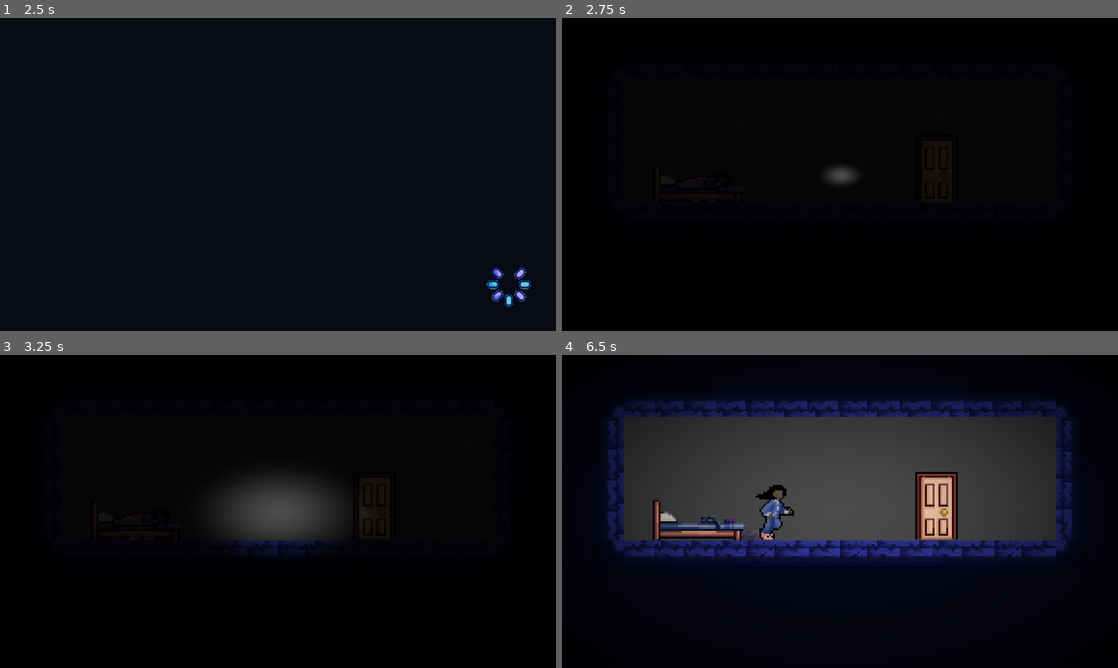
Above: before the commit, frames 1-4 (two rows, left to right).
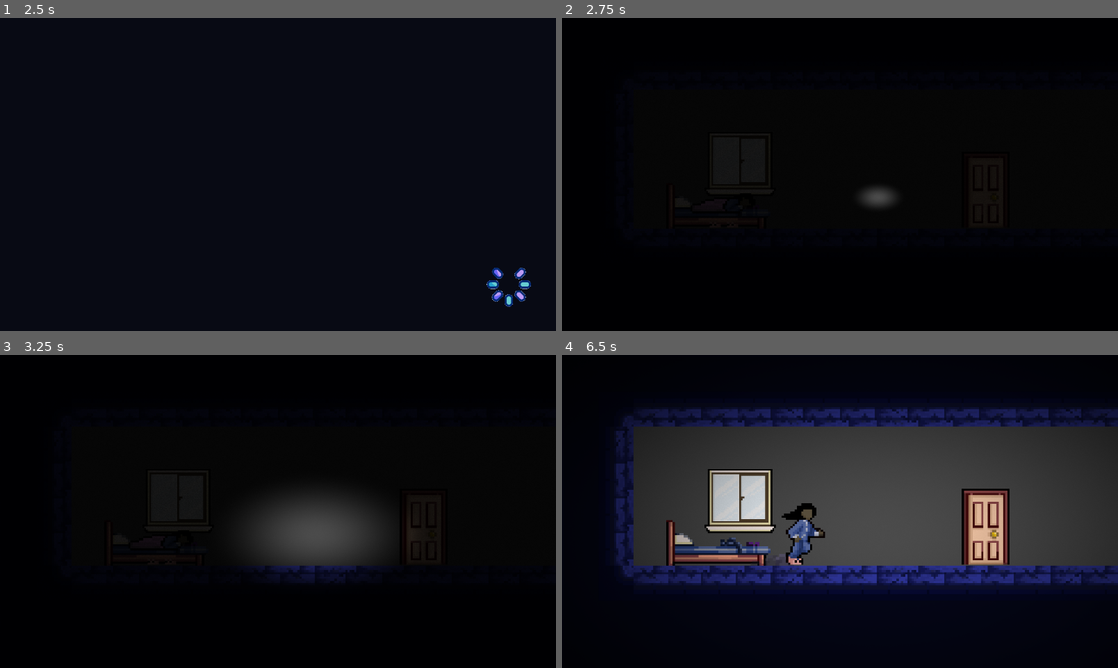
Above: after the commit, the same moments.

Repository: Bohsav/GMTK2025
Game: Godot game, scene res://Scenes/UI/MainMenu.tscn
The game is run twice, just before and just after one commit, with the same random seed, the same clock (stepped at 60 frames per second) and the same inputs.
Inputs (mouse positions are in pixels of both pictures, inside the frame that each line leads up to):
- Up to frame 1 (2.5 s): click "Start" at 0.5 s; tap Enter at 1.25 s; move the mouse to (400, 158) at 1.27 s; press the mouse at (400, 158) at 1.28 s; hold D (move_right) from 1.28 s (still down); tap Space (jump) at 1.52, 2, 2.27 s; move the mouse to (166, 190) at 2.02 s; release the mouse at (166, 190) at 2.03 s; click (166, 190) at 2.1 s
- Up to frame 2 (2.75 s): keep holding D (move_right)
- Up to frame 3 (3.25 s): move the mouse to (372, 505) at 2.77 s; release D (move_right) at 2.78 s; press the mouse at (372, 505) at 2.78 s; hold A (move_left) from 2.78 s (still down)
- Up to frame 4 (6.5 s): move the mouse to (701, 520) at 3.52 s; release A (move_left) at 3.53 s; release the mouse at (701, 520) at 3.53 s; hold D (move_right) 3.53-5.03 s; click (701, 520) at 3.6 s; tap Space (jump) at 3.77, 4.52, 5.27 s; move the mouse to (1006, 558) at 4.27 s; press the mouse at (1006, 558) at 4.28 s; move the mouse to (673, 464) at 5.02 s; release the mouse at (673, 464) at 5.03 s; hold A (move_left) 5.03-5.78 s; click (673, 464) at 5.1 s; move the mouse to (867, 511) at 5.77 s; press the mouse at (867, 511) at 5.78 s; hold D (move_right) from 5.78 s (still down)

Frame 1 is identical in both runs. In frame 2, 0.5% of the frame differs, in the area x 47-60%, y 47-61%; in frame 3, 5.3%; in frame 4, 30%, in the area x 8-100%, y 14-77%.

Commit message:
Merged with basic_level_structure and updated object scenes

Diff:
--- a/Scenes/Levels/level_1.tscn
+++ b/Scenes/Levels/level_1.tscn
@@ -6,6 +6,7 @@
 [ext_resource type="PackedScene" uid="uid://wkebjf1d8chi" path="res://Scenes/Objects/Bed.tscn" id="4_xgxfi"]
 [ext_resource type="PackedScene" uid="uid://bmkq8s4q6jcoa" path="res://Scenes/Objects/ExitObject.tscn" id="5_cyadu"]
 [ext_resource type="Shader" uid="uid://ccfmdcblj1h4l" path="res://Assets/Shaders/Vignette.gdshader" id="6_5f3p6"]
+[ext_resource type="PackedScene" uid="uid://bl0ot8wc67bjx" path="res://Scenes/Objects/Window.tscn" id="7_5f3p6"]
 
 [sub_resource type="TileSetAtlasSource" id="TileSetAtlasSource_cyadu"]
 texture = ExtResource("4_iixi8")
@@ -1661,18 +1662,18 @@
 [node name="Bed" parent="." instance=ExtResource("4_xgxfi")]
 position = Vector2(71, 86)
 
-[node name="Player" parent="." instance=ExtResource("2_syshm")]
+[node name="Window" parent="." instance=ExtResource("7_5f3p6")]
+position = Vector2(83, 65)
+scale = Vector2(0.8, 0.8)
+
+[node name="Player" parent="." node_paths=PackedStringArray("tile_map_layer") instance=ExtResource("2_syshm")]
 position = Vector2(73, 96)
 jump_power = 150
+tile_map_layer = NodePath("../Ground")
 
 [node name="Ground" type="TileMapLayer" parent="."]
 tile_map_data = PackedByteArray("AAAHAAEAAAACAAsAAAAGAAEAAAABAAsAAAAFAAEAAAACAAsAAAAEAAEAAAADAAsAAAADAAEAAAACAAsAAAAIAA …(2864 unchanged characters)…
 tile_set = SubResource("TileSet_xgxfi")
-
-[node name="Camera" type="Camera2D" parent="."]
-position = Vector2(144, 81)
-zoom = Vector2(4, 4)
-position_smoothing_enabled = true
 
 [node name="ExitObject" parent="." instance=ExtResource("5_cyadu")]
 position = Vector2(230.843, -205.483)
--- a/Scenes/Modules/Camera/Camera.tscn
+++ /dev/null
@@ -1,3 +0,0 @@
-[gd_scene format=3 uid="uid://tsx2vcyn2pnl"]
-
-[node name="Camera" type="Camera2D"]
--- /dev/null
+++ b/Scenes/Objects/AlarmClock.tscn
@@ -0,0 +1,27 @@
+[gd_scene load_steps=4 format=3 uid="uid://b5ide62glwjs"]
+
+[ext_resource type="Texture2D" uid="uid://c7v615jmkholt" path="res://Assets/Object/Allarm_clock.png" id="1_48duw"]
+
+[sub_resource type="GDScript" id="GDScript_nic05"]
+script/source = "extends ObjectBase
+
+func on_interact() -> void:
+	return
+"
+
+[sub_resource type="RectangleShape2D" id="RectangleShape2D_iobnl"]
+size = Vector2(48, 22)
+
+[node name="AlarmClock" type="Node2D"]
+script = SubResource("GDScript_nic05")
+
+[node name="Sprite" type="Sprite2D" parent="."]
+texture = ExtResource("1_48duw")
+
+[node name="Area2D" type="Area2D" parent="."]
+
+[node name="CollisionShape2D" type="CollisionShape2D" parent="Area2D"]
+shape = SubResource("RectangleShape2D_iobnl")
+
+[connection signal="mouse_entered" from="Area2D" to="." method="_on_area_2d_mouse_entered"]
+[connection signal="mouse_exited" from="Area2D" to="." method="_on_area_2d_mouse_exited"]
--- a/Scenes/Objects/Chair.tscn
+++ b/Scenes/Objects/CoatHanger.tscn
@@ -1,23 +1,22 @@
-[gd_scene load_steps=4 format=3 uid="uid://bkaffxphhql0u"]
+[gd_scene load_steps=4 format=3 uid="uid://c36ton7cf5jet"]
 
-[ext_resource type="Texture2D" uid="uid://d0bqi2e0cq2b7" path="res://Assets/Test/chair.png" id="1_12uth"]
+[ext_resource type="Texture2D" uid="uid://bvy0ne2mh7r3o" path="res://Assets/Object/Coay_hanger-export.png" id="1_lpmbk"]
 
 [sub_resource type="GDScript" id="GDScript_nic05"]
 script/source = "extends ObjectBase
 
 func on_interact() -> void:
-	print(\"hai\")
 	return
 "
 
 [sub_resource type="RectangleShape2D" id="RectangleShape2D_iobnl"]
-size = Vector2(28, 32)
+size = Vector2(48, 22)
 
-[node name="Chair" type="Node2D"]
+[node name="CoatHanger" type="Node2D"]
 script = SubResource("GDScript_nic05")
 
 [node name="Sprite" type="Sprite2D" parent="."]
-texture = ExtResource("1_12uth")
+texture = ExtResource("1_lpmbk")
 
 [node name="Area2D" type="Area2D" parent="."]
 
--- /dev/null
+++ b/Scenes/Objects/Computer.tscn
@@ -0,0 +1,27 @@
+[gd_scene load_steps=4 format=3 uid="uid://bogyg0tb6kf3n"]
+
+[ext_resource type="Texture2D" uid="uid://kmfkd0riwhhx" path="res://Assets/Object/Computer.png" id="1_s8nc4"]
+
+[sub_resource type="GDScript" id="GDScript_nic05"]
+script/source = "extends ObjectBase
+
+func on_interact() -> void:
+	return
+"
+
+[sub_resource type="RectangleShape2D" id="RectangleShape2D_iobnl"]
+size = Vector2(48, 22)
+
+[node name="Computer" type="Node2D"]
+script = SubResource("GDScript_nic05")
+
+[node name="Sprite" type="Sprite2D" parent="."]
+texture = ExtResource("1_s8nc4")
+
+[node name="Area2D" type="Area2D" parent="."]
+
+[node name="CollisionShape2D" type="CollisionShape2D" parent="Area2D"]
+shape = SubResource("RectangleShape2D_iobnl")
+
+[connection signal="mouse_entered" from="Area2D" to="." method="_on_area_2d_mouse_entered"]
+[connection signal="mouse_exited" from="Area2D" to="." method="_on_area_2d_mouse_exited"]
--- a/Scenes/Objects/DialogueObject.tscn
+++ b/Scenes/Objects/DialogueObject.tscn
@@ -5,7 +5,7 @@
 [sub_resource type="RectangleShape2D" id="RectangleShape2D_iobnl"]
 size = Vector2(22, 24)
 
-[node name="Chair" type="Node2D"]
+[node name="DialogueObject" type="Node2D"]
 script = ExtResource("1_mj6lh")
 
 [node name="Area2D" type="Area2D" parent="."]
--- /dev/null
+++ b/Scenes/Objects/Dresser.tscn
@@ -0,0 +1,27 @@
+[gd_scene load_steps=4 format=3 uid="uid://cypq1v75y1enu"]
+
+[ext_resource type="Texture2D" uid="uid://cuo5ai8mpiy3l" path="res://Assets/Object/Dresser.png" id="1_yvw1q"]
+
+[sub_resource type="GDScript" id="GDScript_nic05"]
+script/source = "extends ObjectBase
+
+func on_interact() -> void:
+	return
+"
+
+[sub_resource type="RectangleShape2D" id="RectangleShape2D_iobnl"]
+size = Vector2(48, 22)
+
+[node name="Dresser" type="Node2D"]
+script = SubResource("GDScript_nic05")
+
+[node name="Sprite" type="Sprite2D" parent="."]
+texture = ExtResource("1_yvw1q")
+
+[node name="Area2D" type="Area2D" parent="."]
+
+[node name="CollisionShape2D" type="CollisionShape2D" parent="Area2D"]
+shape = SubResource("RectangleShape2D_iobnl")
+
+[connection signal="mouse_entered" from="Area2D" to="." method="_on_area_2d_mouse_entered"]
+[connection signal="mouse_exited" from="Area2D" to="." method="_on_area_2d_mouse_exited"]
--- /dev/null
+++ b/Scenes/Objects/Laundry.tscn
@@ -0,0 +1,27 @@
+[gd_scene load_steps=4 format=3 uid="uid://g4xiovyinhfm"]
+
+[ext_resource type="Texture2D" uid="uid://q5wp7kg2uikt" path="res://Assets/Object/Laundry.png" id="1_wfka4"]
+
+[sub_resource type="GDScript" id="GDScript_nic05"]
+script/source = "extends ObjectBase
+
+func on_interact() -> void:
+	return
+"
+
+[sub_resource type="RectangleShape2D" id="RectangleShape2D_iobnl"]
+size = Vector2(48, 22)
+
+[node name="Laundry" type="Node2D"]
+script = SubResource("GDScript_nic05")
+
+[node name="Sprite" type="Sprite2D" parent="."]
+texture = ExtResource("1_wfka4")
+
+[node name="Area2D" type="Area2D" parent="."]
+
+[node name="CollisionShape2D" type="CollisionShape2D" parent="Area2D"]
+shape = SubResource("RectangleShape2D_iobnl")
+
+[connection signal="mouse_entered" from="Area2D" to="." method="_on_area_2d_mouse_entered"]
+[connection signal="mouse_exited" from="Area2D" to="." method="_on_area_2d_mouse_exited"]
--- /dev/null
+++ b/Scenes/Objects/LaundryBasket.tscn
@@ -0,0 +1,27 @@
+[gd_scene load_steps=4 format=3 uid="uid://byh28ug2rqmd4"]
+
+[ext_resource type="Texture2D" uid="uid://bump416p5iqq0" path="res://Assets/Object/Laundry_Basket.png" id="1_tu7to"]
+
+[sub_resource type="GDScript" id="GDScript_nic05"]
+script/source = "extends ObjectBase
+
+func on_interact() -> void:
+	return
+"
+
+[sub_resource type="RectangleShape2D" id="RectangleShape2D_iobnl"]
+size = Vector2(48, 22)
+
+[node name="LaundryBasket" type="Node2D"]
+script = SubResource("GDScript_nic05")
+
+[node name="Sprite" type="Sprite2D" parent="."]
+texture = ExtResource("1_tu7to")
+
+[node name="Area2D" type="Area2D" parent="."]
+
+[node name="CollisionShape2D" type="CollisionShape2D" parent="Area2D"]
+shape = SubResource("RectangleShape2D_iobnl")
+
+[connection signal="mouse_entered" from="Area2D" to="." method="_on_area_2d_mouse_entered"]
+[connection signal="mouse_exited" from="Area2D" to="." method="_on_area_2d_mouse_exited"]
--- /dev/null
+++ b/Scenes/Objects/Library.tscn
@@ -0,0 +1,27 @@
+[gd_scene load_steps=4 format=3 uid="uid://b5lsav1hgea78"]
+
+[ext_resource type="Texture2D" uid="uid://2wrrnfs1w4iv" path="res://Assets/Object/Library.png" id="1_n8fae"]
+
+[sub_resource type="GDScript" id="GDScript_nic05"]
+script/source = "extends ObjectBase
+
+func on_interact() -> void:
+	return
+"
+
+[sub_resource type="RectangleShape2D" id="RectangleShape2D_iobnl"]
+size = Vector2(48, 22)
+
+[node name="Library" type="Node2D"]
+script = SubResource("GDScript_nic05")
+
+[node name="Sprite" type="Sprite2D" parent="."]
+texture = ExtResource("1_n8fae")
+
+[node name="Area2D" type="Area2D" parent="."]
+
+[node name="CollisionShape2D" type="CollisionShape2D" parent="Area2D"]
+shape = SubResource("RectangleShape2D_iobnl")
+
+[connection signal="mouse_entered" from="Area2D" to="." method="_on_area_2d_mouse_entered"]
+[connection signal="mouse_exited" from="Area2D" to="." method="_on_area_2d_mouse_exited"]
--- /dev/null
+++ b/Scenes/Objects/Wardrobe.tscn
@@ -0,0 +1,27 @@
+[gd_scene load_steps=4 format=3 uid="uid://2jnrenkrd6r5"]
+
+[ext_resource type="Texture2D" uid="uid://b5a62jktpaqs3" path="res://Assets/Object/wardrobe_0.png" id="1_aywhb"]
+
+[sub_resource type="GDScript" id="GDScript_nic05"]
+script/source = "extends ObjectBase
+
+func on_interact() -> void:
+	return
+"
+
+[sub_resource type="RectangleShape2D" id="RectangleShape2D_iobnl"]
+size = Vector2(48, 22)
+
+[node name="Wardrobe" type="Node2D"]
+script = SubResource("GDScript_nic05")
+
+[node name="Sprite" type="Sprite2D" parent="."]
+texture = ExtResource("1_aywhb")
+
+[node name="Area2D" type="Area2D" parent="."]
+
+[node name="CollisionShape2D" type="CollisionShape2D" parent="Area2D"]
+shape = SubResource("RectangleShape2D_iobnl")
+
+[connection signal="mouse_entered" from="Area2D" to="." method="_on_area_2d_mouse_entered"]
+[connection signal="mouse_exited" from="Area2D" to="." method="_on_area_2d_mouse_exited"]
--- /dev/null
+++ b/Scenes/Objects/Window.tscn
@@ -0,0 +1,28 @@
+[gd_scene load_steps=4 format=3 uid="uid://bl0ot8wc67bjx"]
+
+[ext_resource type="Texture2D" uid="uid://cyydtmex8ocxg" path="res://Assets/Object/window_2.png" id="1_eretk"]
+
+[sub_resource type="GDScript" id="GDScript_nic05"]
+script/source = "extends ObjectBase
+
+func on_interact() -> void:
+	print(\"hai\")
+	return
+"
+
+[sub_resource type="RectangleShape2D" id="RectangleShape2D_iobnl"]
+size = Vector2(28, 32)
+
+[node name="Window" type="Node2D"]
+script = SubResource("GDScript_nic05")
+
+[node name="Sprite2D" type="Sprite2D" parent="."]
+texture = ExtResource("1_eretk")
+
+[node name="Area2D" type="Area2D" parent="."]
+
+[node name="CollisionShape2D" type="CollisionShape2D" parent="Area2D"]
+shape = SubResource("RectangleShape2D_iobnl")
+
+[connection signal="mouse_entered" from="Area2D" to="." method="_on_area_2d_mouse_entered"]
+[connection signal="mouse_exited" from="Area2D" to="." method="_on_area_2d_mouse_exited"]
--- a/Scenes/Player.gd
+++ b/Scenes/Player.gd
@@ -8,6 +8,7 @@
 @onready var staticbody: CollisionShape2D = $PlayerBody/PlayerCollision
 @onready var runparticles: CPUParticles2D = $PlayerBody/RunParticles
 @onready var sprites: AnimatedSprite2D = $PlayerBody/PlayerSprites
+@onready var camera: CameraController = $PlayerBody/Camera2D
 
 @export var gravity := 400
 @export var speed := 40
@@ -15,12 +16,14 @@
 @export var jump_power := 200
 @export var distance_interact := 40
 @export var wake_up_time := 3
+@export var tile_map_layer : TileMapLayer
 
 @export var is_awake := false
 
 var is_running := true
 
 func _ready() -> void:
+	camera.set_camera_limits(tile_map_layer.get_used_rect())
 	sprites.play("wake_up")
 	await get_tree().create_timer(wake_up_time).timeout
 	is_awake = true
--- a/Scenes/Player.tscn
+++ b/Scenes/Player.tscn
@@ -9,6 +9,7 @@
 [ext_resource type="Texture2D" uid="uid://ceslwv1h2ek3g" path="res://Assets/dust_particle.png" id="6_nn08x"]
 [ext_resource type="Texture2D" uid="uid://cfteos5bwo1a" path="res://Assets/Player/run_0.png" id="7_ksbbd"]
 [ext_resource type="Texture2D" uid="uid://4bnvji3lq060" path="res://Assets/Player/jump_0.png" id="7_miouo"]
+[ext_resource type="Script" uid="uid://douhs7okere04" path="res://Scenes/Modules/Camera/CameraController.gd" id="8_bhhdu"]
 [ext_resource type="Texture2D" uid="uid://bhnkwob40fipa" path="res://Assets/Player/run_1.png" id="8_glx4g"]
 [ext_resource type="Texture2D" uid="uid://chvnjc18cydx2" path="res://Assets/Player/jump_1.png" id="8_o3h8g"]
 [ext_resource type="Texture2D" uid="uid://bmkd2q6iq8vqs" path="res://Assets/Player/run_2.png" id="9_miouo"]
@@ -143,3 +144,8 @@
 [node name="PlayerCollision" type="CollisionShape2D" parent="PlayerBody"]
 position = Vector2(0, -15)
 shape = SubResource("CapsuleShape2D_ft8w5")
+
+[node name="Camera2D" type="Camera2D" parent="PlayerBody"]
+position = Vector2(0, -27)
+zoom = Vector2(4.5, 4.5)
+script = ExtResource("8_bhhdu")
Binary file added: Assets/Object/Allarm_clock.png
Not shown, added: Assets/Object/Allarm_clock.png.import
Binary file added: Assets/Object/Bed.png
Not shown, added: Assets/Object/Bed.png.import
Binary file added: Assets/Object/Chair.png
Not shown, added: Assets/Object/Chair.png.import
Binary file added: Assets/Object/Coay_hanger-export.png
Not shown, added: Assets/Object/Coay_hanger-export.png.import
Binary file added: Assets/Object/Computer.png
Not shown, added: Assets/Object/Computer.png.import
Binary file added: Assets/Object/Door_animation.gif
Binary file added: Assets/Object/Dresser.png
(and 27 more such lines)
